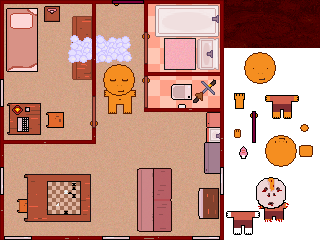
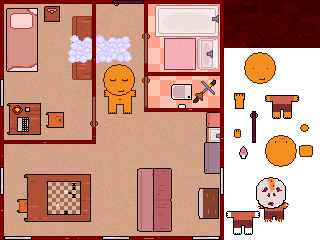
Comparing the layer stacks of the two 320 × 240 images. Changes:
painted on "Layer 19" over [164, 38, 196, 70]
